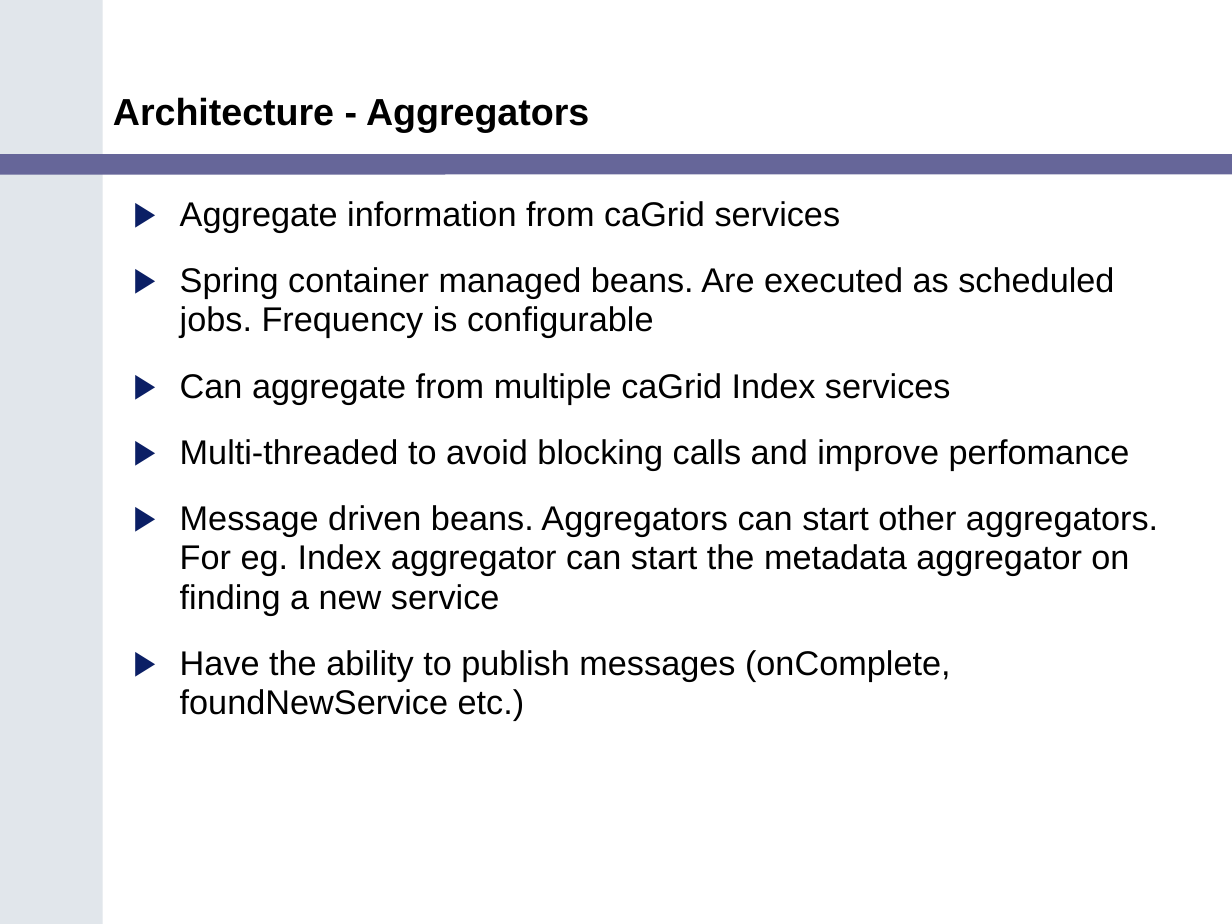
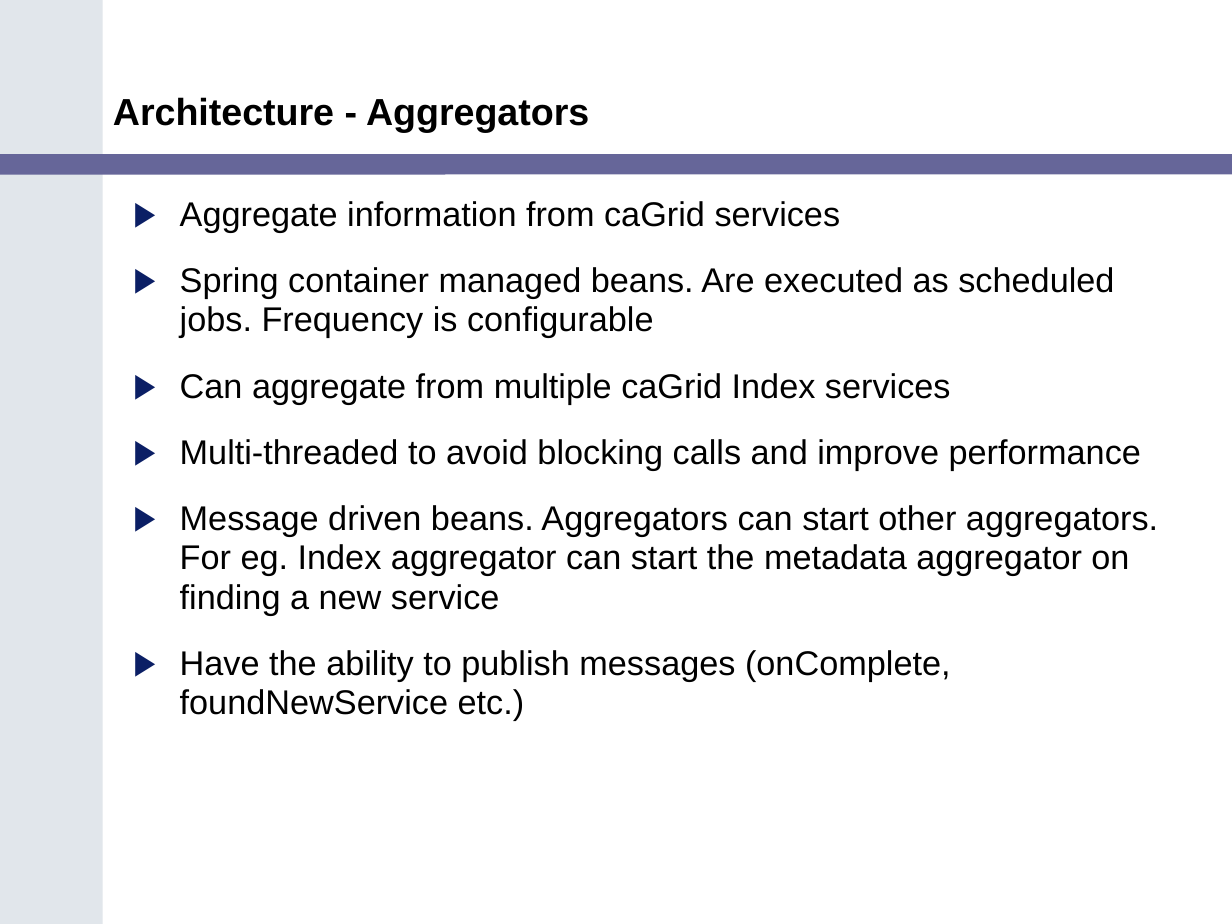
Before and after one commit to NCIP/cagrid-portal, a slide deck: slide 14 of cagrid-1-0/Documentation/presentations/200607_VCDE_ARCH/Portal_Arch_VCDE_2006_07.ppt. Drawn at 1232x924 pixels with LibreOffice and Linux fonts; fonts in the diff are those of the drawing; background and template pictures are left out. Boxes give left, top, right and bottom in pixels: in the first picture for what was removed or moved away, otherwise in the second. Text is boxed around its words. In the diff, an @@ line names an element or a change of style, - is before the commit and + after.

```diff
--- a/cagrid-1-0/Documentation/presentations/200607_VCDE_ARCH/Portal_Arch_VCDE_2006_07.ppt
+++ b/cagrid-1-0/Documentation/presentations/200607_VCDE_ARCH/Portal_Arch_VCDE_2006_07.ppt
@@ text at bbox=[180, 439, 1141, 471]: text changed @@
-▶ Multi-threaded to avoid blocking calls and improve perfomance
+▶ Multi-threaded to avoid blocking calls and improve performance
```
Also in this commit, not shown: 4 other slides changed.
